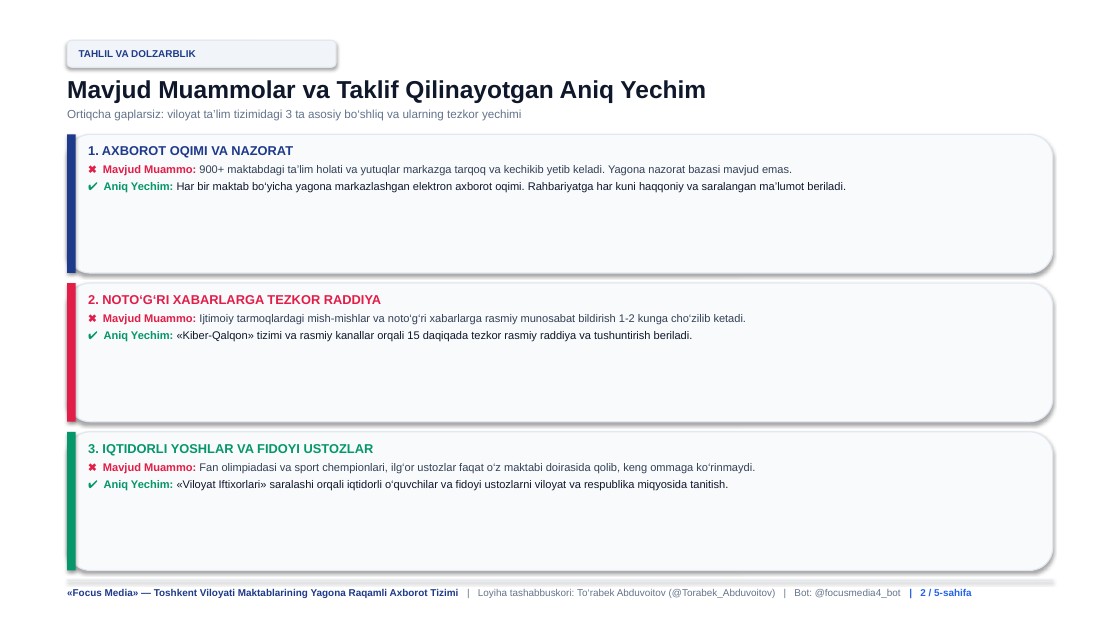
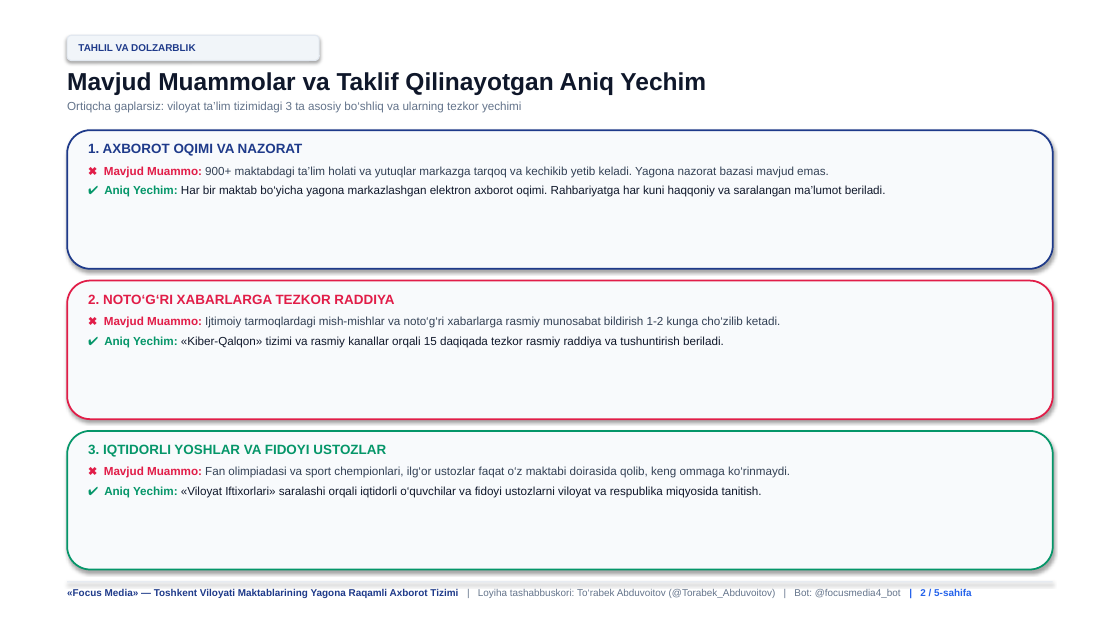
Before and after one commit to abduvoitov11/focus-media-toshkent, a slide deck: slide 2 of Focus_Media_Toshkent_Viloyati_5_Slayd.pptx. Drawn at 1120x630 pixels with LibreOffice and Linux fonts; fonts in the diff are those of the drawing. Boxes give left, top, right and bottom in pixels: in the first picture for what was removed or moved away, otherwise in the second. Text is boxed around its words. In the diff, an @@ line names an element or a change of style, - is before the commit and + after.

Commit message:
Refine: Perfect pixel alignment and pure Uzbek phrasing across presentation and web

```diff
--- a/Focus_Media_Toshkent_Viloyati_5_Slayd.pptx
+++ b/Focus_Media_Toshkent_Viloyati_5_Slayd.pptx
@@ rounded rectangle "TAHLIL VA DOLZARBLIK": place and size @@
-rounded rectangle "TAHLIL VA DOLZARBLIK" at bbox=[67, 40, 336, 67]
+rounded rectangle "TAHLIL VA DOLZARBLIK" at bbox=[67, 35, 319, 60]
@@ text "Mavjud Muammolar va Taklif Qilinayotgan ...": place and size @@
-text "Mavjud Muammolar va Taklif Qilinayotgan ..." at bbox=[67, 80, 706, 121]
+text "Mavjud Muammolar va Taklif Qilinayotgan ..." at bbox=[67, 72, 706, 113]
@@ rounded rectangle: place and size @@
-rounded rectangle at bbox=[67, 134, 1053, 273]
+rounded rectangle at bbox=[67, 130, 1053, 269]
@@ rounded rectangle at bbox=[67, 130, 1053, 269]: outline #E2E8F0 1 pt to #1E3A8A 1.5 pt @@
@@ rectangle removed at bbox=[67, 134, 76, 273] @@
@@ text "1. AXBOROT OQIMI VA NAZORAT" at bbox=[88, 143, 886, 197]: size 11 to 11.5 pt in "1. AXBOROT OQIMI VA NAZORAT"; size 9.5 to 10 pt; more space between paragraphs @@
@@ rounded rectangle at bbox=[67, 281, 1053, 419]: outline #E2E8F0 1 pt to #E11D48 1.5 pt @@
@@ rectangle removed at bbox=[67, 283, 76, 422] @@
@@ text "2. NOTO‘G‘RI XABARLARGA TEZKOR RADDIYA" at bbox=[88, 294, 780, 348]: size 11 to 11.5 pt in "2. NOTO‘G‘RI XABARLARGA TEZKOR RADDIYA"; size 9.5 to 10 pt in "✖ Mavjud Muammo: Ijtimoiy tarmoqlardagi mish-mishlar va ...", "✔ Aniq Yechim: «Kiber-Qalqon» tizimi va rasmiy ..."; more space between paragraphs @@
@@ rounded rectangle at bbox=[67, 431, 1053, 570]: outline #E2E8F0 1 pt to #059669 1.5 pt @@
@@ rectangle removed at bbox=[67, 432, 76, 571] @@
@@ text "3. IQTIDORLI YOSHLAR VA FIDOYI ..." at bbox=[88, 444, 790, 498]: size 11 to 11.5 pt in "3. IQTIDORLI YOSHLAR VA FIDOYI USTOZLAR"; size 9.5 to 10 pt in "✖ Mavjud Muammo: Fan olimpiadasi va sport ...", "✔ Aniq Yechim: «Viloyat Iftixorlari» saralashi orqali ..."; more space between paragraphs @@
```
Also in this commit, not shown: 4 other slides changed, 2 other files.
